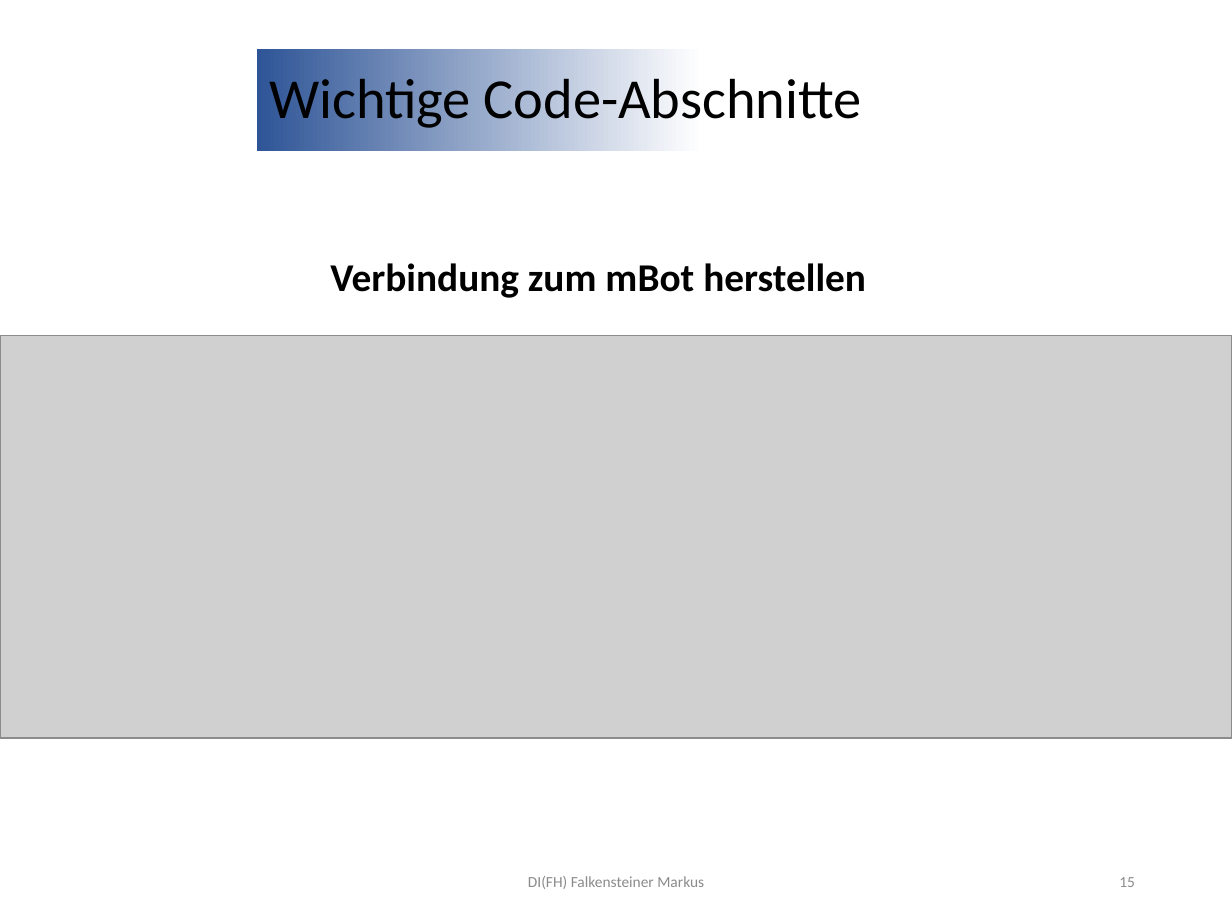
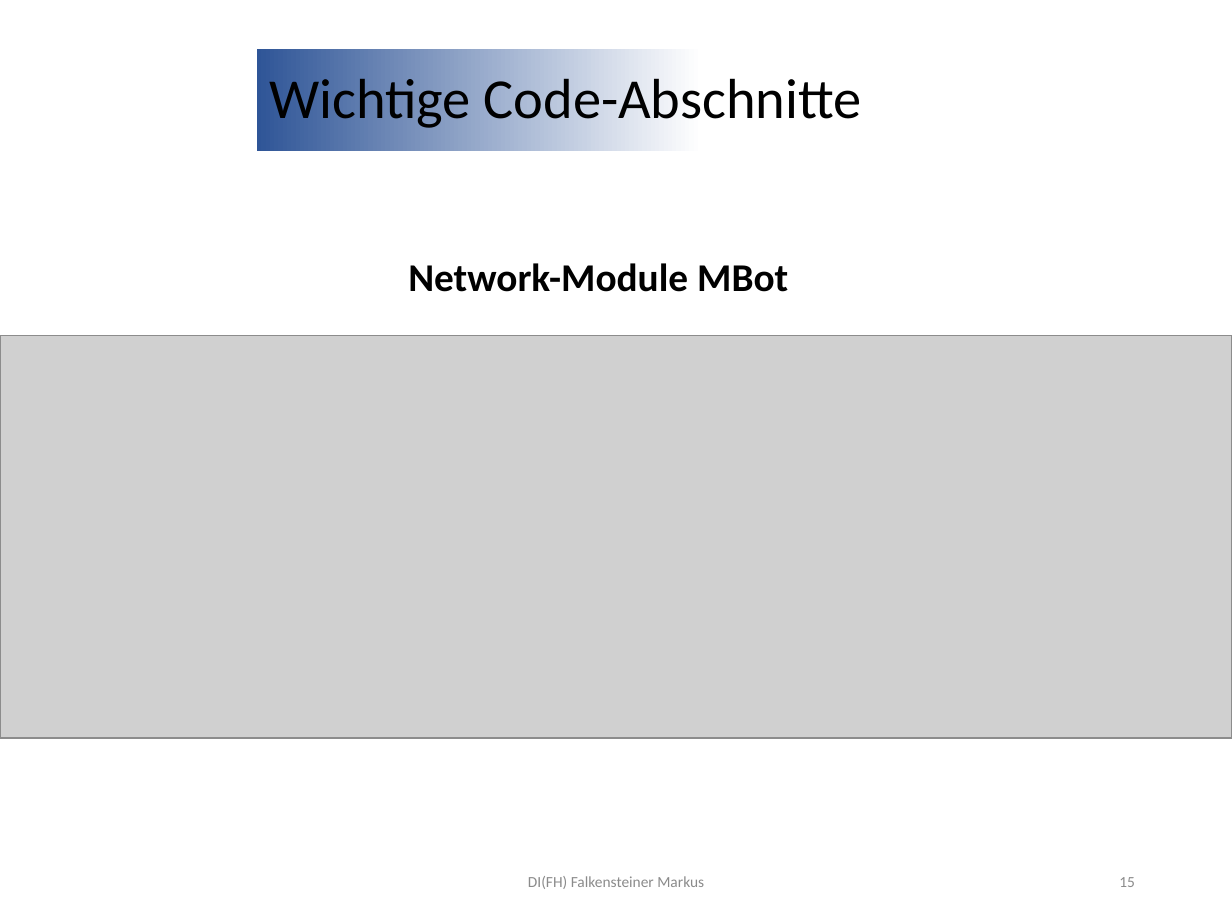
Before and after one commit to jonasaberger/SYP4_MBOT_G1, a slide deck: slide 15 of 02_Backend/!_Docs/INF4_SYP_Gruppe1_Abschlusspräsentation.pptx. Drawn at 1232x924 pixels with LibreOffice and Linux fonts; fonts in the diff are those of the drawing; grey boxes stand for pictures; background and template pictures are left out. Boxes give left, top, right and bottom in pixels: in the first picture for what was removed or moved away, otherwise in the second. Text is boxed around its words. In the diff, an @@ line names an element or a change of style, - is before the commit and + after.

```diff
--- a/02_Backend/!_Docs/INF4_SYP_Gruppe1_Abschlusspräsentation.pptx
+++ b/02_Backend/!_Docs/INF4_SYP_Gruppe1_Abschlusspräsentation.pptx
@@ text at [408,263,788,292]: text changed @@
-Verbindung zum mBot herstellen
+Network-Module MBot
```
Also in this commit, not shown: 13 other slides changed, 1 slide added, 1 slide removed.
